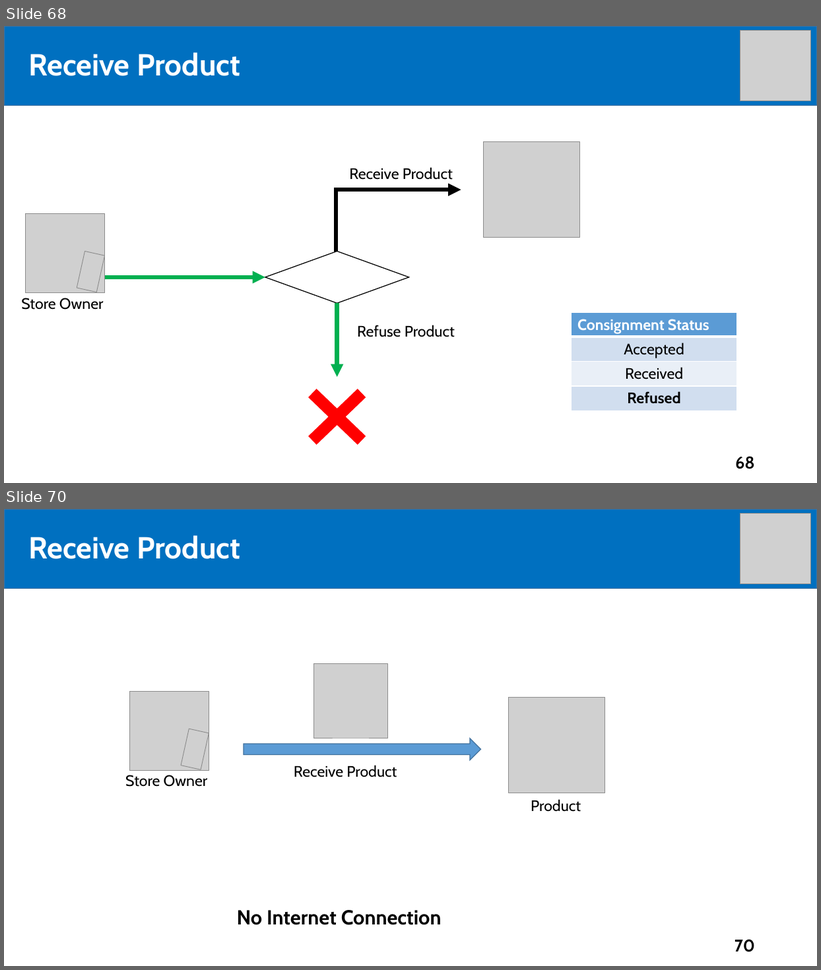
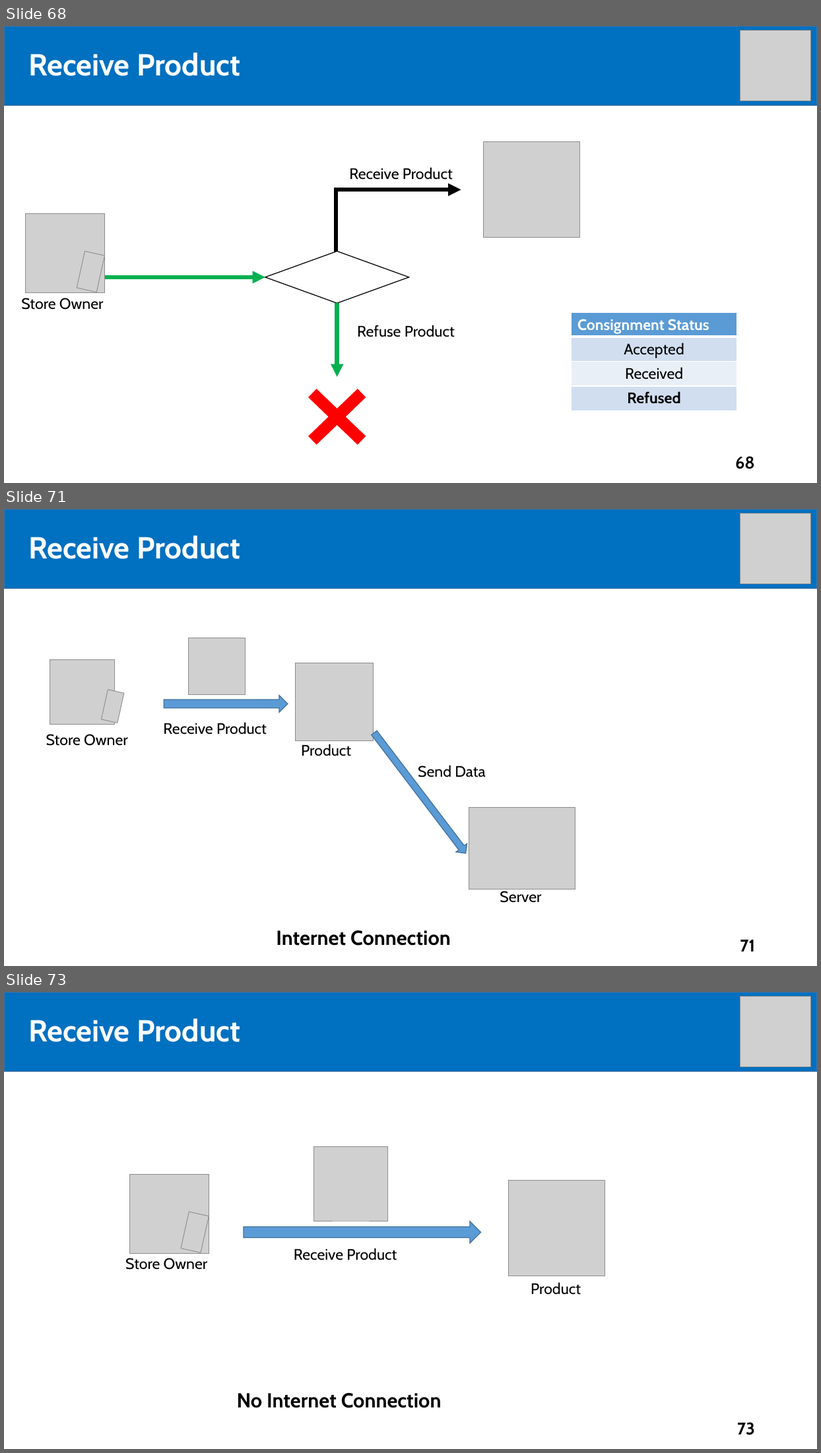
Before and after one commit to tiendan3108/CP, a slide deck: Source/Presentation/PreFinalPresentation.pptx. Shown one above the other, each under a label of ours: slides 68 and 70 before the commit, slides 68, 71 and 73 after it; the slides between them are not shown. The pictures are 821x970 and 821x1453 pixels, drawn with LibreOffice and Linux fonts; fonts in the diff are those of the drawing; grey boxes stand for pictures. Boxes give left, top, right and bottom in pixels: in the first picture for what was removed or moved away, otherwise in the second. Text is boxed around its words. In the diff, an @@ line names an element or a change of style, - is before the commit and + after.

```diff
--- a/Source/Presentation/PreFinalPresentation.pptx
+++ b/Source/Presentation/PreFinalPresentation.pptx
@@ slide 71 added at bbox=[4, 509, 817, 966], background #FFFFFF @@
@@ rectangle added at bbox=[4, 509, 817, 588], fill #0070C0, outline #43739E 1 pt @@
@@ picture added at bbox=[741, 513, 811, 584] @@
@@ text added at bbox=[28, 535, 240, 559], 36 pt, text #FFFFFF, bold @@
+Receive Product
@@ title added at bbox=[50, 542, 170, 559], 44 pt, text #FFFFFF, bold @@
+Outline
@@ picture added at bbox=[188, 638, 245, 695] @@
@@ picture added at bbox=[50, 660, 114, 725] @@
@@ picture added at bbox=[296, 663, 374, 741] @@
@@ picture added at bbox=[102, 690, 124, 723] @@
@@ right arrow added at bbox=[164, 696, 288, 713], fill #5B9BD5, outline #43739E 1 pt @@
@@ text added at bbox=[163, 722, 267, 735], 18 pt, text #000000 @@
+Receive Product
@@ text added at bbox=[46, 734, 128, 746], 18 pt, text #000000 @@
+Store Owner
@@ text added at bbox=[301, 744, 351, 757], 18 pt, text #000000 @@
+Product
@@ right arrow added at bbox=[369, 729, 471, 858], fill #5B9BD5, outline #43739E 1 pt @@
@@ text added at bbox=[418, 765, 485, 778], 18 pt, text #000000 @@
+Send Data
@@ picture added at bbox=[469, 808, 576, 890] @@
@@ text added at bbox=[500, 889, 541, 903], 18 pt, text #000000 @@
+Server
@@ text added at bbox=[276, 931, 451, 946], 24 pt, text #000000, bold @@
+Internet Connection
@@ page number added at bbox=[740, 940, 755, 952], 20 pt, text #000000, bold @@
+71
@@ what was slide 70 is now slide 73 @@
@@ page number at bbox=[737, 1422, 755, 1436]: text changed @@
-70
+73
```
Also in this commit, not shown: 7 slides changed, 3 other slides added.
